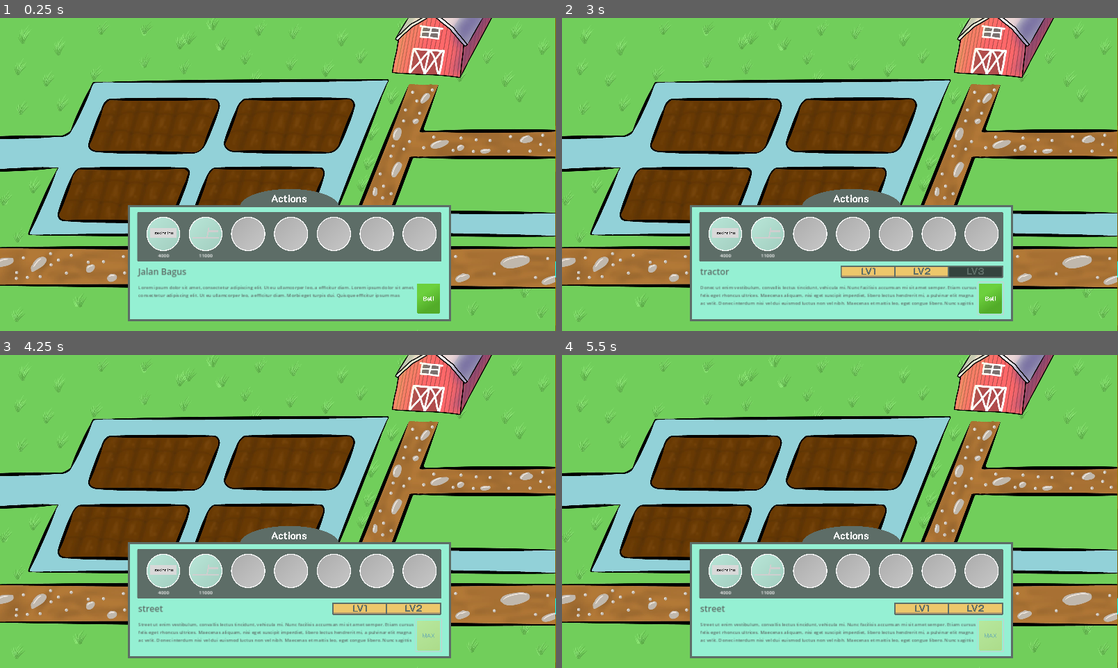
Above: before the commit, frames 1-4 (two rows, left to right).
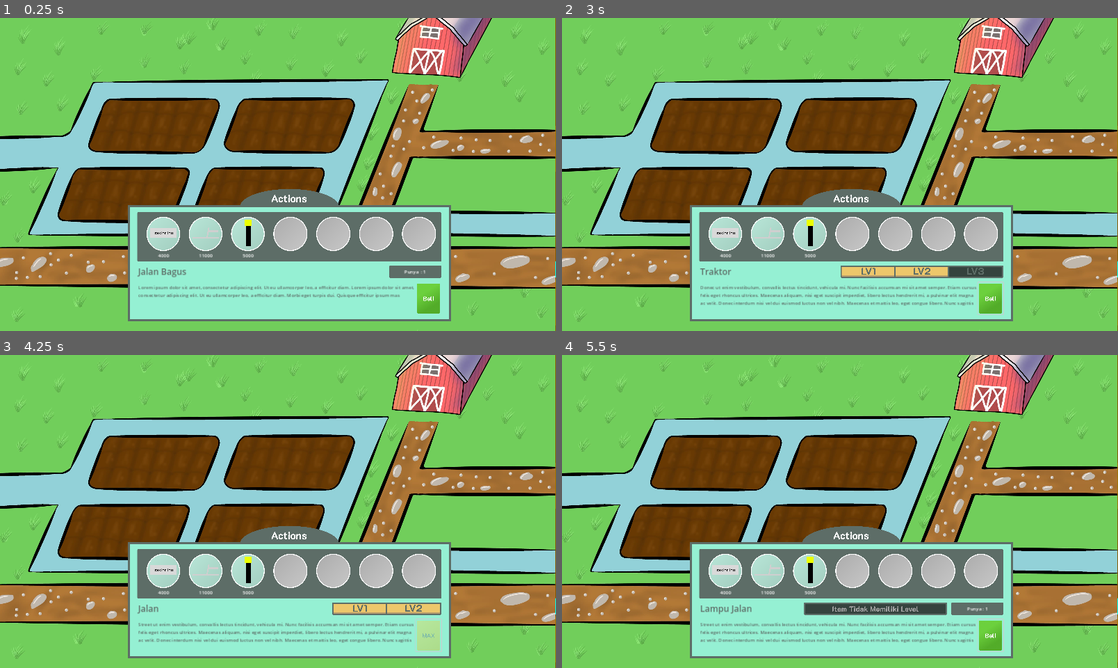
Above: after the commit, the same moments.

Repository: Endour-Company/Project_5
Game: Godot game, scene res://Game/game.tscn
Two runs of this game, one before a commit and one after it. Both use one fixed random seed, a clock stepped at 60 frames per second and the inputs below.
Inputs (mouse positions are in pixels of both pictures, inside the frame that each line leads up to):
- Up to frame 1 (0.25 s): no input
- Up to frame 2 (3 s): click (990, 299) at 0.5 s; click (990, 299) at 1.25 s; click (990, 299) at 2 s; tap Enter at 2.75 s; move the mouse to (723, 233) at 2.77 s; click (723, 233) at 2.92 s
- Up to frame 3 (4.25 s): tap Space at 3.5 s; move the mouse to (205, 570) at 3.52 s; click (205, 570) at 3.67 s
- Up to frame 4 (5.5 s): tap Enter at 4.25 s; move the mouse to (895, 442) at 4.27 s; click (895, 442) at 4.42 s; tap Space at 5 s; move the mouse to (812, 574) at 5.02 s; click (812, 574) at 5.17 s

The runs differ from the first frame. In frame 1, 1.0% of the frame differs, in the area x 41-80%, y 63-84%; in frame 2, 0.7%; in frame 3, 0.7%; in frame 4, 2.4%, in the area x 24-80%, y 63-95%.

Commit message:
add action bar for countable item

Diff:
--- a/Data/Items_ricefields.json
+++ b/Data/Items_ricefields.json
@@ -1,7 +1,8 @@
 [
 	{
-		"name": "tractor",
+		"name": "Traktor",
 		"description": "Donec ut enim vestibulum, convallis lectus tincidunt, vehicula mi. Nunc facilisis accumsan mi sit ame …(372 unchanged characters)…
+		"type" : "upgradable",
 		"levels": [
 			{
 				"level": 1,
@@ -20,14 +21,14 @@
 				"name": "Traktor Mobil",
 				"upgrade_price": 0,
 				"img": "res://Game/Ricefield/Assets/prototype/traktor_mobil.png"
-			}
+			},
 		],
-		"count" : null,
-		"price" : 0
+		"max_owned" : 1,
 	},
 	{
-		"name": "street",
+		"name": "Jalan",
 		"description": "Street ut enim vestibulum, convallis lectus tincidunt, vehicula mi. Nunc facilisis accumsan mi sit am …(373 unchanged characters)…
+		"type" : "upgradable",
 		"levels": [
 			{
 				"level": 1,
@@ -43,8 +44,21 @@
 			},
 
 		],
-		"count" : null,
-		"price" : 0
+		"max_owned" : 1,
+	},
+	{
+		"name": "Lampu Jalan",
+		"description": "Street ut enim vestibulum, convallis lectus tincidunt, vehicula mi. Nunc facilisis accumsan mi sit amet semper. Etiam cursus felis eget rhoncus ultrices. Maecenas aliquam, nisi eget suscipit imperdiet, libero lectus hendrerit mi, a pulvinar elit magna ac velit. Donec interdum nisi vel dui euismod luctus non vel nibh. Maecenas et mattis leo, eget congue libero. Nunc sagittis porta nulla, convallis tempor eros luctus vel. Aliquam pellentesque lacus quis luctus vehicula.",
+		"type" : "countable",
+		"levels": [
+			{
+				"level" : 1,
+				"name" : "Lampu Jalan",
+				"upgrade_price" : 5000,
+				"img" : "res://Game/Ricefield/Assets/prototype/lampu_taman.png"
+			}
+		],
+		"max_owned" : 5,
 	},
 
 ]
--- a/Global/Game_UI/Action_bar/Item_container.gd
+++ b/Global/Game_UI/Action_bar/Item_container.gd
@@ -19,11 +19,16 @@
 		var itemCurrent = find_item_with_key(GlobalItemsLevel.ITEM_LEVEL, "name",item["name"])
 		print(itemCurrent)
 		var itemCurrentLevel = itemCurrent["level"]
+
 		var myItem = find_item_with_key(item["levels"], "level",itemCurrentLevel)
+
+
 
 		var panelFill = itemPanelFill.instantiate()
 		add_child(panelFill)
-		panelFill.init_item_panel(myItem["img"], myItem["upgrade_price"],item["name"])
+
+		if(myItem != null):
+			panelFill.init_item_panel(myItem["img"], myItem["upgrade_price"],item["name"])
 
 		itemRemaining-=1
 
--- a/Global/Game_UI/Action_bar/Item_description_container.gd
+++ b/Global/Game_UI/Action_bar/Item_description_container.gd
@@ -28,18 +28,42 @@
 	$HBoxContainer2/Item_description.set_text(itemDescription)
 
 	# Set Item Level Bar
+
+	# Cek apakah item upgradable
 	var itemLevels = currentItem["levels"]
 	var currentLevel = Utils.find_item_in_array_with_key(GlobalItemsLevel.ITEM_LEVEL, "name", itemName)
-	$HBoxContainer/Item_levels.init_level(currentLevel["level"],itemLevels.size())
+	if(currentItem["type"] == "upgradable"):
+		$HBoxContainer/Item_levels.init_level(currentLevel["level"],itemLevels.size())
+		$HBoxContainer/Item_levels.set_visible(true)
+		$HBoxContainer/Item_levels_none.set_visible(false)
+		$HBoxContainer/Item_count.set_visible(false)
+	elif(currentItem["type"] == "countable"):
+		$HBoxContainer/Item_levels.set_visible(false)
+		$HBoxContainer/Item_levels_none.set_visible(true)
+		$HBoxContainer/Item_count.set_visible(true)
+
+		# Set Item count
+		$HBoxContainer/Item_count/Label.set_text("Punya : " + str(currentLevel["count"]))
 
 	# Set Item Buy Button
-	var isItemMaxLevel : bool = currentLevel["level"] == itemLevels.size()
-	if (isItemMaxLevel) :
+
+	var isAllowToBuy : bool = false
+
+	if(currentItem["type"] == "upgradable"):
+		var isItemMaxLevel : bool = currentLevel["level"] == itemLevels.size()
+		isAllowToBuy = !isItemMaxLevel
+	elif (currentItem["type"] == "countable"):
+		var isItemMaxOwned : bool = currentItem["max_owned"] <= currentLevel["count"]
+		isAllowToBuy = !isItemMaxOwned
+		print(currentItem["max_owned"])
+
+	if (isAllowToBuy) :
+		$HBoxContainer2/Buy_button.set_button_icon(buyButtonNormal)
+		$HBoxContainer2/Buy_button.set_disabled(false)
+	else :
 		$HBoxContainer2/Buy_button.set_button_icon(buyButtonMax)
 		$HBoxContainer2/Buy_button.set_disabled(true)
-	else :
-		$HBoxContainer2/Buy_button.set_button_icon(buyButtonNormal)
-		$HBoxContainer2/Buy_button.set_disabled(false)
+
 
 func init_items(newItems):
 	items = newItems
--- a/Global/Game_UI/Action_bar/action_bar.tscn
+++ b/Global/Game_UI/Action_bar/action_bar.tscn
@@ -6,6 +6,8 @@
 [ext_resource type="Script" path="res://Global/Game_UI/Action_bar/Item_description_container.gd" id="4_noa5x"]
 [ext_resource type="Script" path="res://Global/Game_UI/Action_bar/Item/Item_levels.gd" id="5_2jt7p"]
 [ext_resource type="Texture2D" uid="uid://cwa0yxbju0g8a" path="res://Global/Game_UI/Action_bar/Assets/Buy_ver2.png" id="6_ae25v"]
+[ext_resource type="Texture2D" uid="uid://dpuomn7vo615h" path="res://Global/Game_UI/Action_bar/Assets/Level_none.png" id="6_m2urv"]
+[ext_resource type="Texture2D" uid="uid://dh1uyl8pu5gy5" path="res://Global/Game_UI/Action_bar/Assets/Item_count.png" id="7_latrq"]
 
 [sub_resource type="Theme" id="Theme_l7g4g"]
 GridContainer/constants/h_separation = 30
@@ -13,6 +15,9 @@
 
 [sub_resource type="Theme" id="Theme_xjmjx"]
 VBoxContainer/constants/separation = 15
+
+[sub_resource type="Theme" id="Theme_4bkgh"]
+HBoxContainer/constants/separation = 14
 
 [sub_resource type="Theme" id="Theme_8xstm"]
 default_font_size = 30
@@ -64,6 +69,7 @@
 
 [node name="HBoxContainer" type="HBoxContainer" parent="Item_description_container"]
 layout_mode = 2
+theme = SubResource("Theme_4bkgh")
 
 [node name="Item_name" type="Label" parent="Item_description_container/HBoxContainer"]
 layout_mode = 2
@@ -75,6 +81,25 @@
 layout_mode = 2
 theme = SubResource("Theme_jd0ee")
 script = ExtResource("5_2jt7p")
+
+[node name="Item_levels_none" type="TextureRect" parent="Item_description_container/HBoxContainer"]
+visible = false
+layout_mode = 2
+texture = ExtResource("6_m2urv")
+expand_mode = 3
+
+[node name="Item_count" type="MarginContainer" parent="Item_description_container/HBoxContainer"]
+layout_mode = 2
+
+[node name="TextureRect" type="TextureRect" parent="Item_description_container/HBoxContainer/Item_count"]
+layout_mode = 2
+texture = ExtResource("7_latrq")
+expand_mode = 3
+
+[node name="Label" type="Label" parent="Item_description_container/HBoxContainer/Item_count"]
+layout_mode = 2
+text = "Punya  : 1"
+horizontal_alignment = 1
 
 [node name="HBoxContainer2" type="HBoxContainer" parent="Item_description_container"]
 custom_minimum_size = Vector2(1047, 0)
--- a/Global/Scripts/GlobalItemsLevel.gd
+++ b/Global/Scripts/GlobalItemsLevel.gd
@@ -2,13 +2,22 @@
 
 var ITEM_LEVEL = [
 	{
-		"name" : "tractor",
-		"level" : 2
+		"name" : "Traktor",
+		"level" : 2,
+		"count" : 1,
+
 	},
 	{
-		"name" : "street",
-		"level" : 2
- 	}
+		"name" : "Jalan",
+		"level" : 2,
+		"count" : 1,
+
+ 	},
+	{
+		"name" : "Lampu Jalan",
+		"level" : 1,
+		"count" : 1
+	}
 ]
 
 enum CURRENT_PLACE {
Binary file added: Global/Game_UI/Action_bar/Assets/Item_count.png
Not shown, added: Global/Game_UI/Action_bar/Assets/Item_count.png.import
Binary file added: Global/Game_UI/Action_bar/Assets/Level_none.png
Not shown, added: Global/Game_UI/Action_bar/Assets/Level_none.png.import
Not shown: 1 places in Global/Game_UI/Action_bar/action_bar.tscn that only renumber resources
